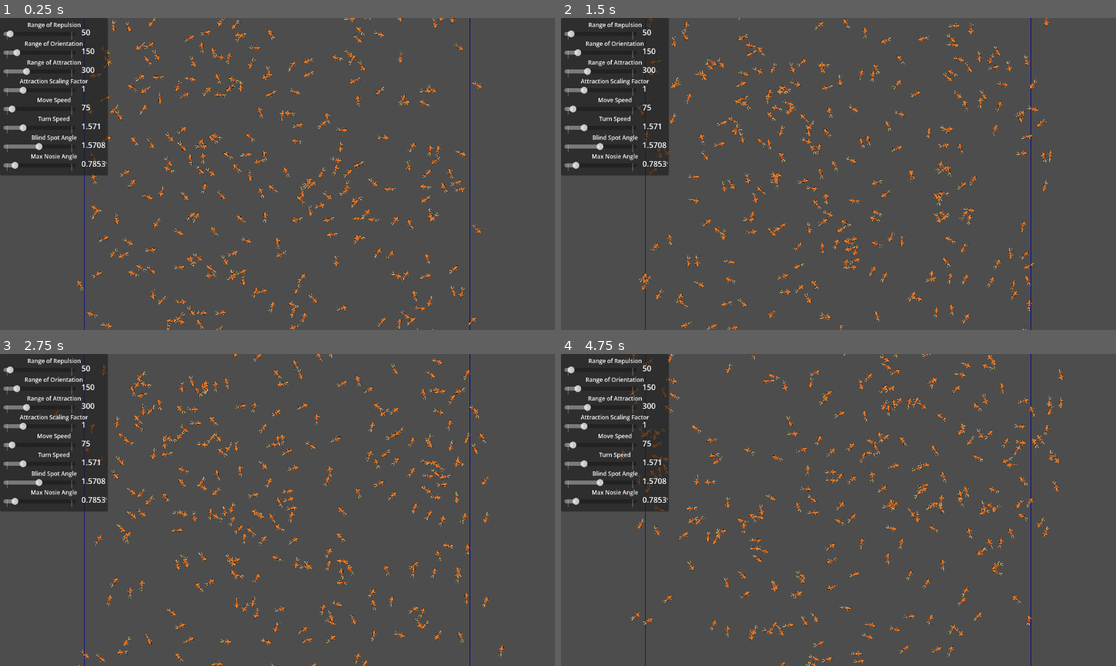
Above: before the commit, frames 1-4 (two rows, left to right).
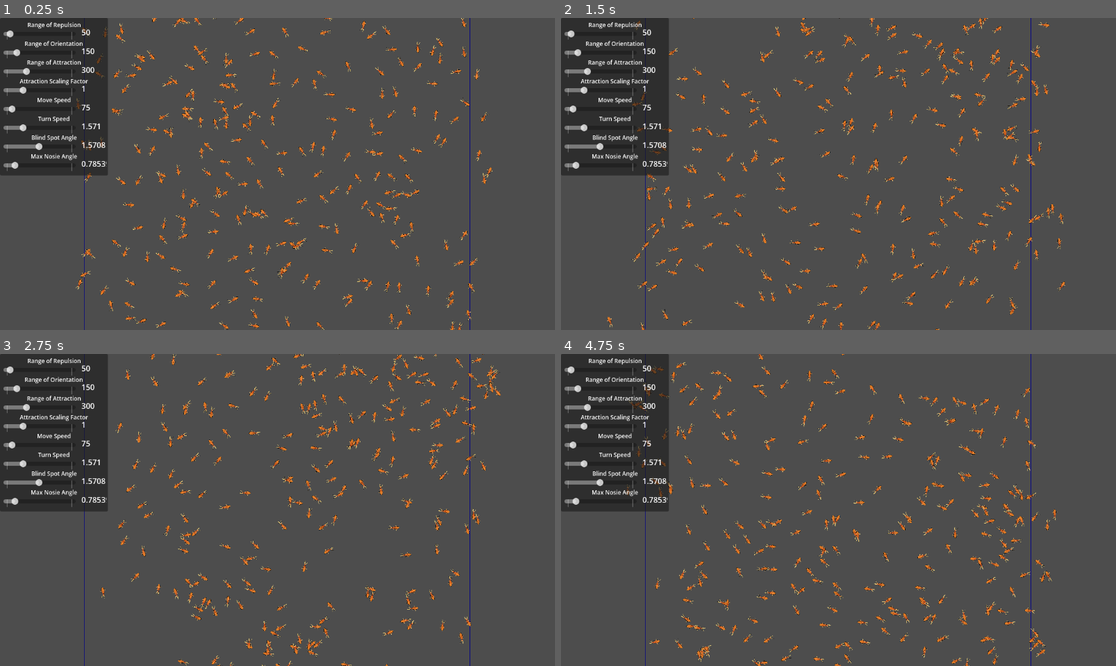
Above: after the commit, the same moments.

Repository: AdithaD/FishSchools
Game: Godot game, scene res://Simulation.tscn
Same seed, same stepped clock (60 frames per second), same inputs: the game is played once before the commit and once after it.
Inputs:
- Up to frame 1 (0.25 s): no input
- Up to frame 2 (1.5 s): no input
- Up to frame 3 (2.75 s): no input
- Up to frame 4 (4.75 s): no input

The runs differ from the first frame. In frame 1, 7.1% of the frame differs, in the area x 13-89%, y 0-100%; in frame 2, 7.0%; in frame 3, 6.8%; in frame 4, 7.0%.

Commit message:
added discrete time mode

Diff:
--- a/PackedScenes/FishAgent.gd
+++ b/PackedScenes/FishAgent.gd
@@ -13,9 +13,7 @@
 	pass # Replace with function body.
 
 
-# Called every frame. 'delta' is the elapsed time since the previous frame.
-func _process(delta):
-
+func step(delta):
 	var new_direction = calculate_next_direction()
 
 	turn_towards(simulation.apply_bounds_control(self, new_direction), stats.turn_speed * delta)
--- a/PackedScenes/StatSlider.tscn
+++ b/PackedScenes/StatSlider.tscn
@@ -14,7 +14,6 @@
 script = ExtResource("1_3nt8t")
 
 [node name="GroupTitle" type="Label" parent="."]
-layout_mode = 1
 anchors_preset = 5
 anchor_left = 0.5
 anchor_right = 0.5
@@ -28,7 +27,6 @@
 horizontal_alignment = 1
 
 [node name="HSplitContainer" type="HSplitContainer" parent="."]
-layout_mode = 1
 anchors_preset = 12
 anchor_top = 1.0
 anchor_right = 1.0
@@ -42,7 +40,6 @@
 
 [node name="Slider" type="HSlider" parent="HSplitContainer"]
 custom_minimum_size = Vector2i(150, 0)
-layout_mode = 2
 offset_top = 7.0
 offset_right = 150.0
 offset_bottom = 23.0
@@ -54,7 +51,6 @@
 ticks_on_borders = true
 
 [node name="ValueText" type="Label" parent="HSplitContainer"]
-layout_mode = 2
 offset_left = 162.0
 offset_right = 214.0
 offset_bottom = 23.0
--- a/Scripts/FishSimulation.gd
+++ b/Scripts/FishSimulation.gd
@@ -7,9 +7,20 @@
 
 @export var should_apply_bounds = true
 @export var bounds_size : Vector2
+@export var time_duration = 100.0
+@export var time_scale = 1
+
+@export_group("Discrete Time")
+@export var is_discrete_time_simulation = true
+@export var discrete_time_step = 0.1
+@export var number_of_steps = 100
+
 
 var bounds : Rect2i
 var agents : Array[FishAgent] = []
+
+var current_step = 0
+var current_time = 0
 
 # Called when the node enters the scene tree for the first time.
 func _ready():
@@ -33,6 +44,10 @@
 		new_fish.direction = new_direction
 
 		$Agents.add_child(new_fish)
+
+	if is_discrete_time_simulation:
+		$Timer.wait_time = discrete_time_step
+		$Timer.start()
 	pass # Replace with function body.
 
 func apply_bounds_control(fish, desired_direction) -> Vector2:
@@ -44,9 +59,30 @@
 	else :
 		return desired_direction
 
+func calculate_avg_dist_to_com_metric() -> float:
+	var com : Vector2 = Vector2(0,0)
+
+	for i in agents:
+		com += i.position
+
+	com /= len(agents)
+
+	var sum = 0
+	for i in agents:
+		sum += com.distance_to(i .position)
+
+	return sum / len(agents)
+	pass
+
+
 # Called every frame. 'delta' is the elapsed time since the previous frame.
 func _process(delta):
-	pass
+	current_time += delta * time_scale
+
+	if current_time < time_duration:
+		for i in agents:
+			i.step(delta * time_scale)
+		pass
 
 func get_agents() -> Array[FishAgent]:
 	return agents
@@ -54,3 +90,12 @@
 func _draw():
 	if should_apply_bounds:
 		draw_rect(bounds, Color.DARK_BLUE, false)
+
+
+func _on_timer_timeout():
+	if not current_step > number_of_steps:
+		for i in agents:
+			i.step(discrete_time_step * time_scale)
+			current_step += 1
+
+	pass # Replace with function body.
--- a/Simulation.tscn
+++ b/Simulation.tscn
@@ -12,6 +12,9 @@
 fish_agent = ExtResource("2_ya3k0")
 fish_stats = ExtResource("3_hhu37")
 bounds_size = Vector2(800, 800)
+time_scale = 5
+is_discrete_time_simulation = false
+discrete_time_step = 0.5
 
 [node name="Agents" type="Node2D" parent="."]
 
@@ -21,12 +24,13 @@
 script = ExtResource("3_ro7wh")
 
 [node name="SidePanel" type="Control" parent="ControlGUI"]
-layout_mode = 3
+layout_mode = 1
 anchors_preset = 0
 offset_right = 224.0
 offset_bottom = 327.0
 
 [node name="Panel" type="Panel" parent="ControlGUI/SidePanel"]
+layout_mode = 1
 anchors_preset = 15
 anchor_right = 1.0
 anchor_bottom = 1.0
@@ -34,6 +38,7 @@
 grow_vertical = 2
 
 [node name="VBoxContainer" type="VBoxContainer" parent="ControlGUI/SidePanel"]
+layout_mode = 1
 anchors_preset = 15
 anchor_right = 1.0
 anchor_bottom = 1.0
@@ -43,159 +48,99 @@
 grow_vertical = 2
 
 [node name="RORSlider" parent="ControlGUI/SidePanel/VBoxContainer" instance=ExtResource("5_amd6w")]
+layout_mode = 2
 property_name = "range_of_repulsion"
 
 [node name="GroupTitle" parent="ControlGUI/SidePanel/VBoxContainer/RORSlider" index="0"]
-layout_mode = 3
 text = "Range of Repulsion
 "
 
-[node name="HSplitContainer" parent="ControlGUI/SidePanel/VBoxContainer/RORSlider" index="1"]
-layout_mode = 3
-
-[node name="Slider" parent="ControlGUI/SidePanel/VBoxContainer/RORSlider/HSplitContainer" index="0"]
-layout_mode = 3
-
-[node name="ValueText" parent="ControlGUI/SidePanel/VBoxContainer/RORSlider/HSplitContainer" index="1"]
-layout_mode = 3
-
 [node name="ROOSlider" parent="ControlGUI/SidePanel/VBoxContainer" instance=ExtResource("5_amd6w")]
+layout_mode = 2
 offset_top = 39.0
 offset_bottom = 74.0
 property_name = "range_of_orientation"
 
 [node name="GroupTitle" parent="ControlGUI/SidePanel/VBoxContainer/ROOSlider" index="0"]
-layout_mode = 3
 text = "Range of Orientation
 "
 
-[node name="HSplitContainer" parent="ControlGUI/SidePanel/VBoxContainer/ROOSlider" index="1"]
-layout_mode = 3
-
-[node name="Slider" parent="ControlGUI/SidePanel/VBoxContainer/ROOSlider/HSplitContainer" index="0"]
-layout_mode = 3
-
-[node name="ValueText" parent="ControlGUI/SidePanel/VBoxContainer/ROOSlider/HSplitContainer" index="1"]
-layout_mode = 3
-
 [node name="ROASlider" parent="ControlGUI/SidePanel/VBoxContainer" instance=ExtResource("5_amd6w")]
+layout_mode = 2
 offset_top = 78.0
 offset_bottom = 113.0
 property_name = "range_of_attraction"
 
 [node name="GroupTitle" parent="ControlGUI/SidePanel/VBoxContainer/ROASlider" index="0"]
-layout_mode = 3
 text = "Range of Attraction
 "
 
-[node name="HSplitContainer" parent="ControlGUI/SidePanel/VBoxContainer/ROASlider" index="1"]
-layout_mode = 3
-
-[node name="Slider" parent="ControlGUI/SidePanel/VBoxContainer/ROASlider/HSplitContainer" index="0"]
-layout_mode = 3
-
-[node name="ValueText" parent="ControlGUI/SidePanel/VBoxContainer/ROASlider/HSplitContainer" index="1"]
-layout_mode = 3
-
 [node name="ASFSlider" parent="ControlGUI/SidePanel/VBoxContainer" instance=ExtResource("5_amd6w")]
+layout_mode = 2
 offset_top = 117.0
 offset_bottom = 152.0
 property_name = "attraction_scaling_factor"
 
 [node name="GroupTitle" parent="ControlGUI/SidePanel/VBoxContainer/ASFSlider" index="0"]
-layout_mode = 3
 text = "Attraction Scaling Factor"
 
-[node name="HSplitContainer" parent="ControlGUI/SidePanel/VBoxContainer/ASFSlider" index="1"]
-layout_mode = 3
-
 [node name="Slider" parent="ControlGUI/SidePanel/VBoxContainer/ASFSlider/HSplitContainer" index="0"]
-layout_mode = 3
 min_value = 0.1
 step = 0.0
 value = 0.1
 exp_edit = true
 
-[node name="ValueText" parent="ControlGUI/SidePanel/VBoxContainer/ASFSlider/HSplitContainer" index="1"]
-layout_mode = 3
-
 [node name="MoveSpeedSlider" parent="ControlGUI/SidePanel/VBoxContainer" instance=ExtResource("5_amd6w")]
+layout_mode = 2
 offset_top = 156.0
 offset_bottom = 191.0
 property_name = "move_speed"
 
 [node name="GroupTitle" parent="ControlGUI/SidePanel/VBoxContainer/MoveSpeedSlider" index="0"]
-layout_mode = 3
 text = "Move Speed"
 
-[node name="HSplitContainer" parent="ControlGUI/SidePanel/VBoxContainer/MoveSpeedSlider" index="1"]
-layout_mode = 3
-
-[node name="Slider" parent="ControlGUI/SidePanel/VBoxContainer/MoveSpeedSlider/HSplitContainer" index="0"]
-layout_mode = 3
-
-[node name="ValueText" parent="ControlGUI/SidePanel/VBoxContainer/MoveSpeedSlider/HSplitContainer" index="1"]
-layout_mode = 3
-
 [node name="TurnSpeedSlider" parent="ControlGUI/SidePanel/VBoxContainer" instance=ExtResource("5_amd6w")]
+layout_mode = 2
 offset_top = 195.0
 offset_bottom = 230.0
 property_name = "turn_speed"
 
 [node name="GroupTitle" parent="ControlGUI/SidePanel/VBoxContainer/TurnSpeedSlider" index="0"]
-layout_mode = 3
 text = "Turn Speed"
 
-[node name="HSplitContainer" parent="ControlGUI/SidePanel/VBoxContainer/TurnSpeedSlider" index="1"]
-layout_mode = 3
-
 [node name="Slider" parent="ControlGUI/SidePanel/VBoxContainer/TurnSpeedSlider/HSplitContainer" index="0"]
-layout_mode = 3
 max_value = 6.283
 step = 0.0
 
-[node name="ValueText" parent="ControlGUI/SidePanel/VBoxContainer/TurnSpeedSlider/HSplitContainer" index="1"]
-layout_mode = 3
-
 [node name="BSASlider" parent="ControlGUI/SidePanel/VBoxContainer" instance=ExtResource("5_amd6w")]
+layout_mode = 2
 offset_top = 234.0
 offset_bottom = 269.0
 property_name = "blind_spot_angle"
 
 [node name="GroupTitle" parent="ControlGUI/SidePanel/VBoxContainer/BSASlider" index="0"]
-layout_mode = 3
 text = "Blind Spot Angle"
 
-[node name="HSplitContainer" parent="ControlGUI/SidePanel/VBoxContainer/BSASlider" index="1"]
-layout_mode = 3
-
 [node name="Slider" parent="ControlGUI/SidePanel/VBoxContainer/BSASlider/HSplitContainer" index="0"]
-layout_mode = 3
 max_value = 3.142
 step = 0.0
 
-[node name="ValueText" parent="ControlGUI/SidePanel/VBoxContainer/BSASlider/HSplitContainer" index="1"]
-layout_mode = 3
-
 [node name="MNASlider" parent="ControlGUI/SidePanel/VBoxContainer" instance=ExtResource("5_amd6w")]
+layout_mode = 2
 offset_top = 273.0
 offset_bottom = 308.0
 property_name = "max_noise_angle"
 
 [node name="GroupTitle" parent="ControlGUI/SidePanel/VBoxContainer/MNASlider" index="0"]
-layout_mode = 3
 text = "Max Nosie Angle"
 
-[node name="HSplitContainer" parent="ControlGUI/SidePanel/VBoxContainer/MNASlider" index="1"]
-layout_mode = 3
-
 [node name="Slider" parent="ControlGUI/SidePanel/VBoxContainer/MNASlider/HSplitContainer" index="0"]
-layout_mode = 3
 max_value = 6.283
 step = 0.0
 
-[node name="ValueText" parent="ControlGUI/SidePanel/VBoxContainer/MNASlider/HSplitContainer" index="1"]
-layout_mode = 3
+[node name="Timer" type="Timer" parent="."]
+
+[connection signal="timeout" from="Timer" to="." method="_on_timer_timeout"]
 
 [editable path="ControlGUI/SidePanel/VBoxContainer/RORSlider"]
 [editable path="ControlGUI/SidePanel/VBoxContainer/ROOSlider"]
